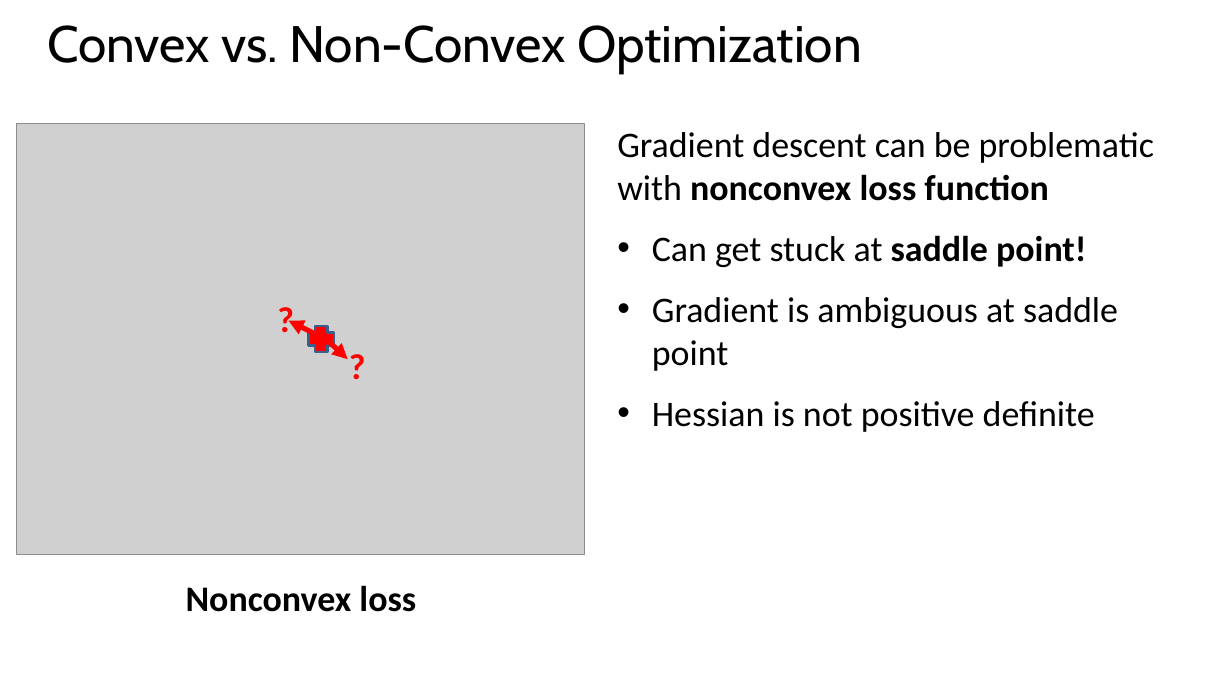
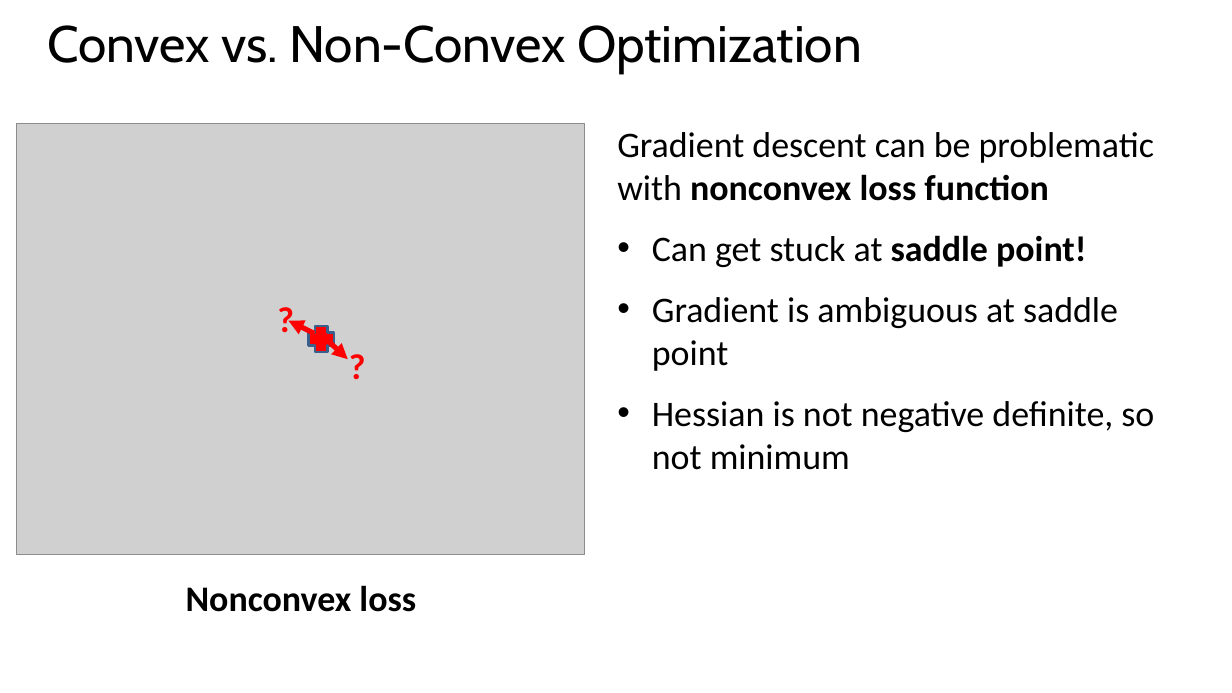
Before and after one commit to StephenElston/CSCI-E25, a slide deck: slide 27 of SuplementaryMaterial/RegularizatioinAndOptimization.pptx (slide 28 before the commit). Drawn at 1232x693 pixels with LibreOffice and Linux fonts; fonts in the diff are those of the drawing; grey boxes stand for pictures. Boxes give left, top, right and bottom in pixels: in the first picture for what was removed or moved away, otherwise in the second. Text is boxed around its words. In the diff, an @@ line names an element or a change of style, - is before the commit and + after.

Commit message:
Reorganized and corrected optimization slides

```diff
--- a/SuplementaryMaterial/RegularizatioinAndOptimization.pptx
+++ b/SuplementaryMaterial/RegularizatioinAndOptimization.pptx
@@ text at [652,401,1154,470]: text changed @@
-• Hessian is not positive definite
+• Hessian is not negative definite, so not minimum
```
Also in this commit, not shown: 3 other slides changed, 12 slides removed.
